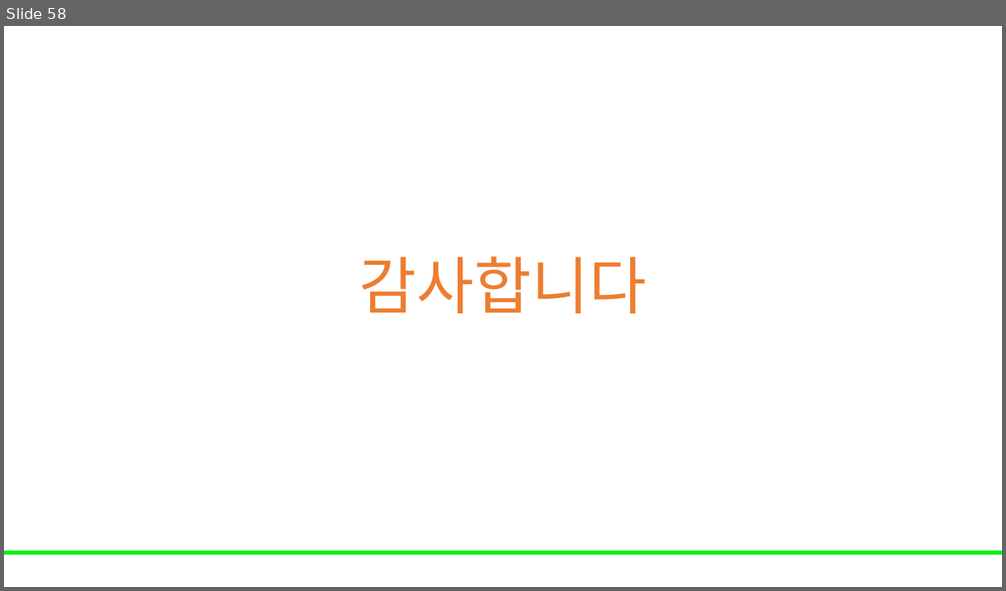
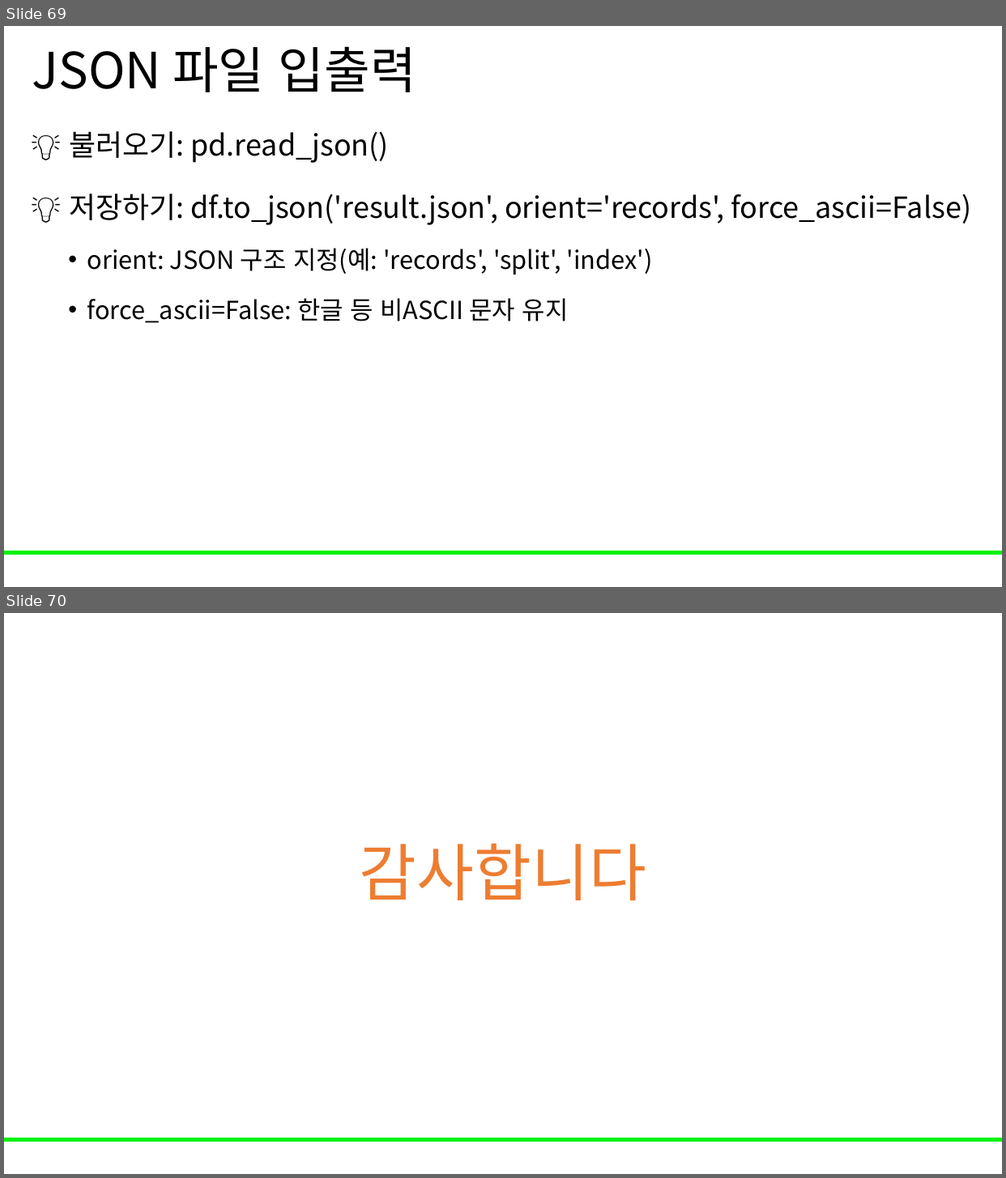
Before and after one commit to Leader-Lesson/KDT_RE_5th, a slide deck: material/3_데이터분석/05_pandas.pptx. Shown one above the other, each under a label of ours: slide 58 before the commit, slides 69 and 70 after it. The pictures are 1006x591 and 1006x1178 pixels, drawn with LibreOffice and Linux fonts; fonts in the diff are those of the drawing; background and template pictures are left out. Boxes give left, top, right and bottom in pixels: in the first picture for what was removed or moved away, otherwise in the second. Text is boxed around its words. In the diff, an @@ line names an element or a change of style, - is before the commit and + after.

```diff
--- a/material/3_데이터분석/05_pandas.pptx
+++ b/material/3_데이터분석/05_pandas.pptx
@@ slide 69 added at (4, 26, 1002, 587), background #FFFFFF; not listed: 1 template element that a slide beside it also shows @@
@@ title added at (32, 46, 416, 92), 48 pt, text #000000 @@
+JSON 파일 입출력
@@ text added at (69, 131, 972, 323), 28 pt, text #000000 @@
+💡 불러오기: pd.read_json()
+💡 저장하기: df.to_json('result.json', orient='records', force_ascii=False)
+  • orient: JSON 구조 지정(예: 'records', 'split', 'index')
+  • force_ascii=False: 한글 등 비ASCII 문자 유지
@@ what was slide 58 is now slide 70 @@
```
Also in this commit, not shown: 49 slides changed, 11 other slides added, 2 other files.
